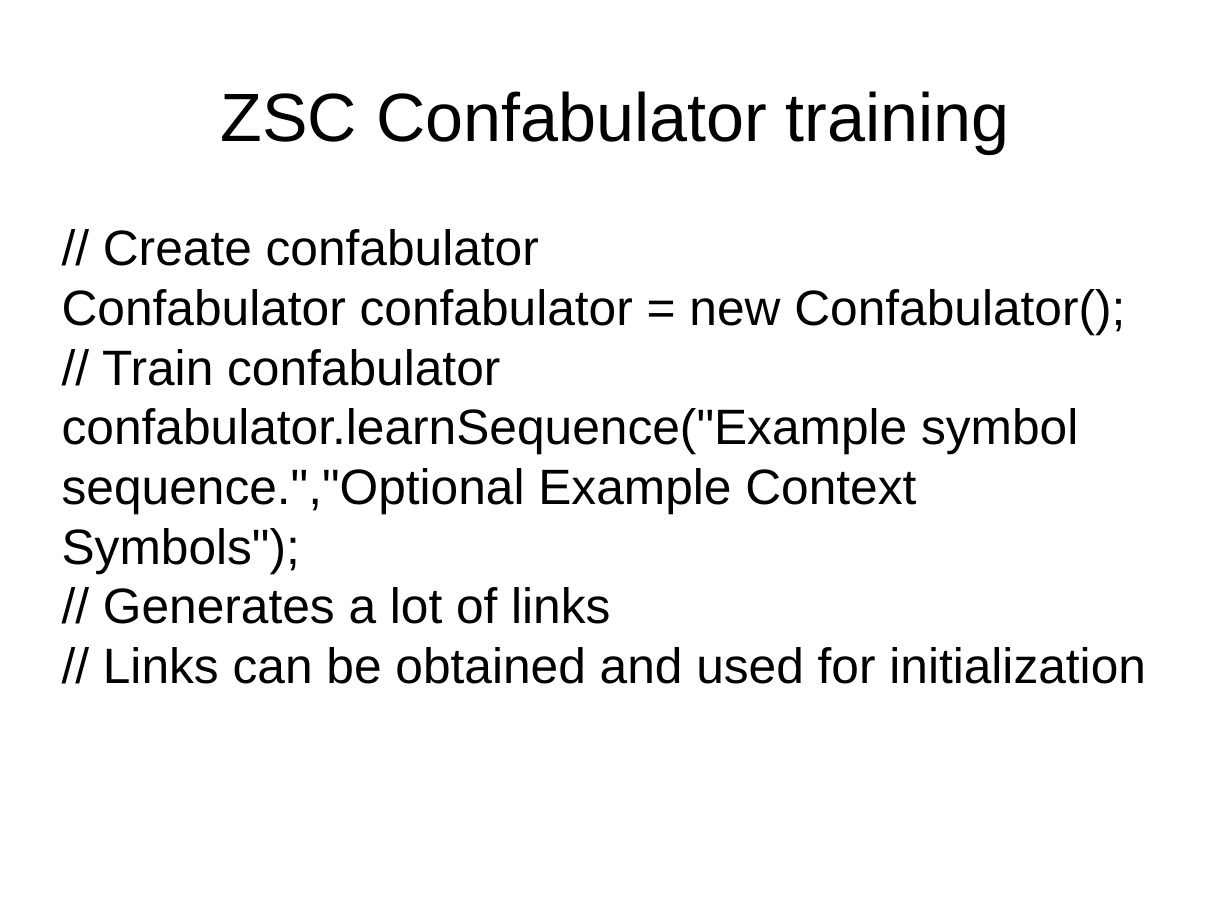
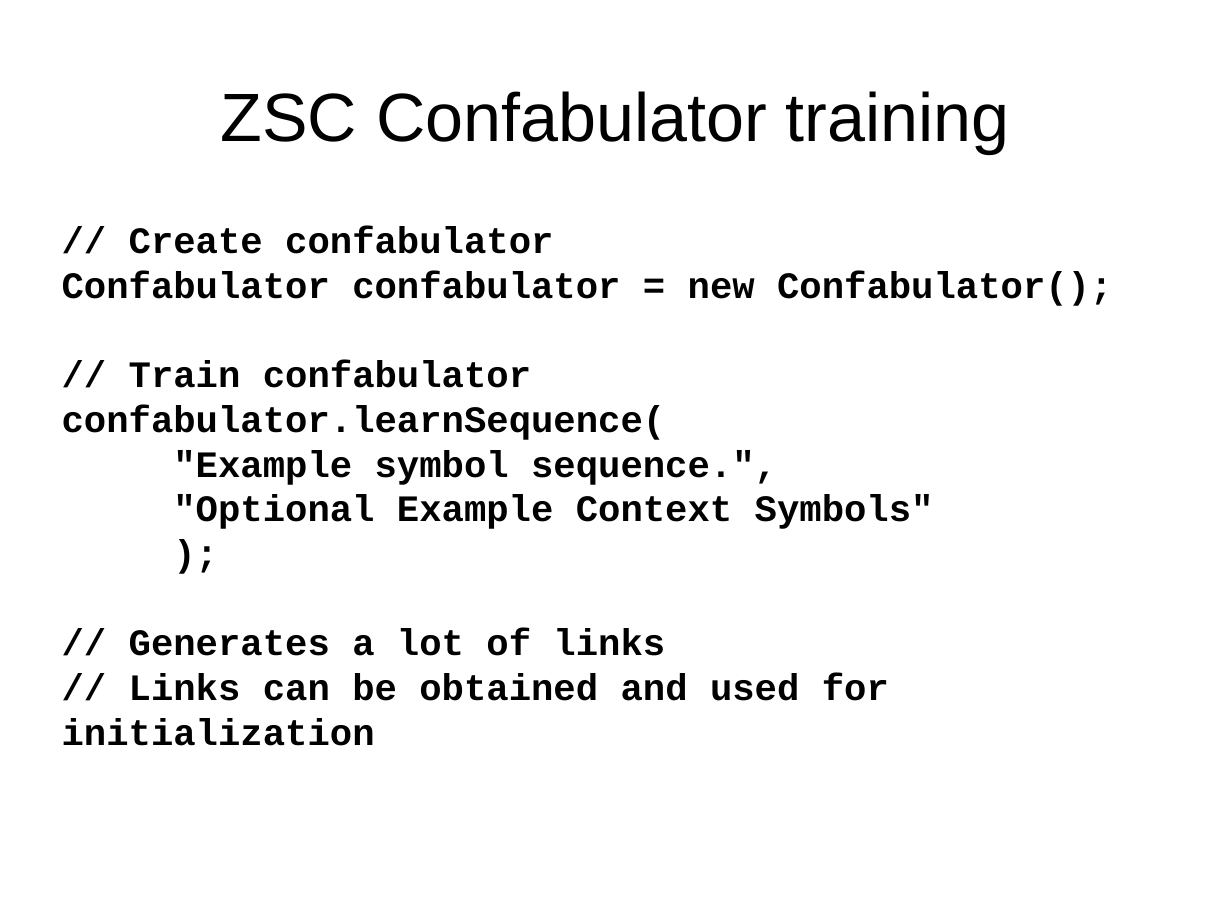
Before and after one commit to DyzLecticus/Zeesoft, a slide deck: slide 10 of V3.0/doc/Zeesoft Open Source Artificial Cognition.odp. Drawn at 1232x924 pixels with LibreOffice and Linux fonts; fonts in the diff are those of the drawing. Boxes give left, top, right and bottom in pixels: in the first picture for what was removed or moved away, otherwise in the second. Text is boxed around its words. In the diff, an @@ line names an element or a change of style, - is before the commit and + after.

```diff
--- a/V3.0/doc/Zeesoft Open Source Artificial Cognition.odp
+++ b/V3.0/doc/Zeesoft Open Source Artificial Cognition.odp
@@ subtitle at [62, 226, 1112, 746]: size 32 to 24 pt, font Arial to Courier New, bold on in "// Create confabulator", "Confabulator confabulator = new Confabulator();", "// Train confabulator", "// Generates a lot of links" and 1 more places @@
@@ subtitle at [62, 405, 934, 529]: text changed; size 32 to 24 pt; font Arial to Courier New; bold on @@
-confabulator.learnSequence("Example symbol sequence.","Optional Example Context Symbols");
+confabulator.learnSequence(
+"Example symbol sequence.",
+"Optional Example Context Symbols"
+);
```
Also in this commit, not shown: 6 other slides changed, 5 slides added, 1 other file.
